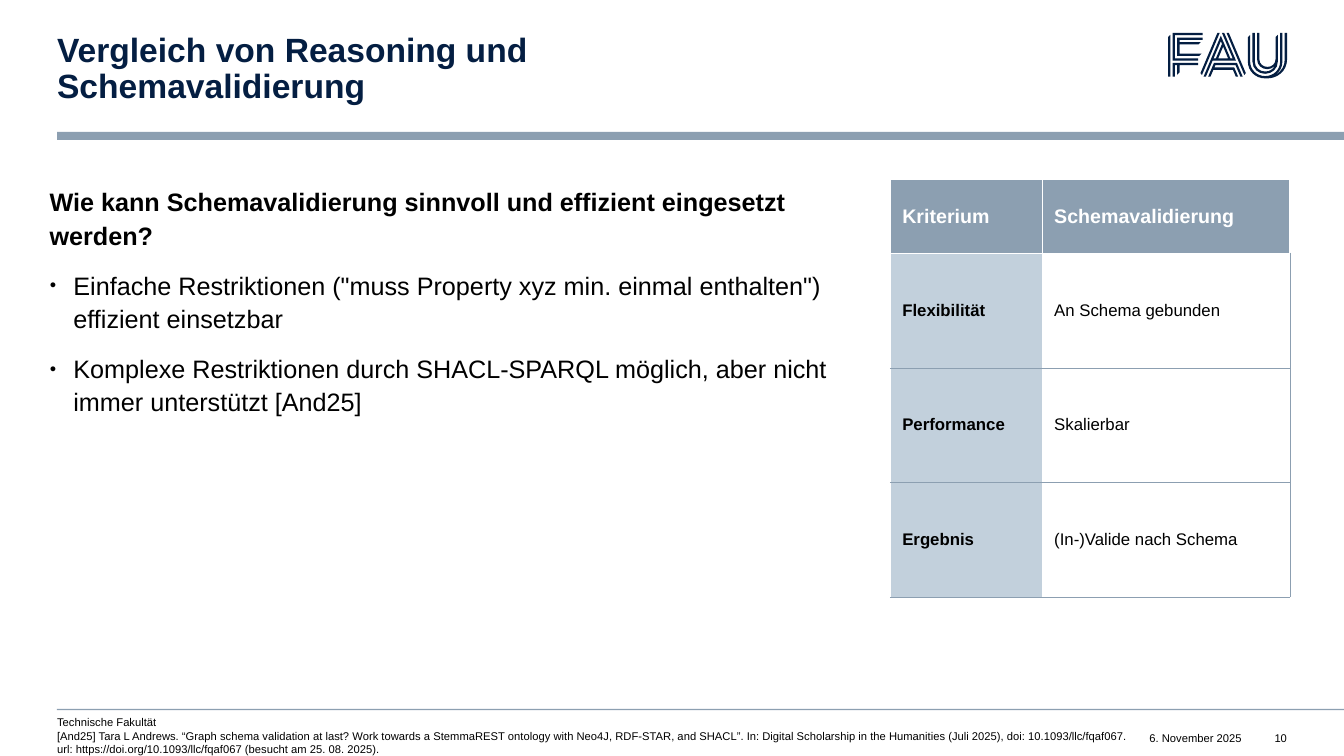
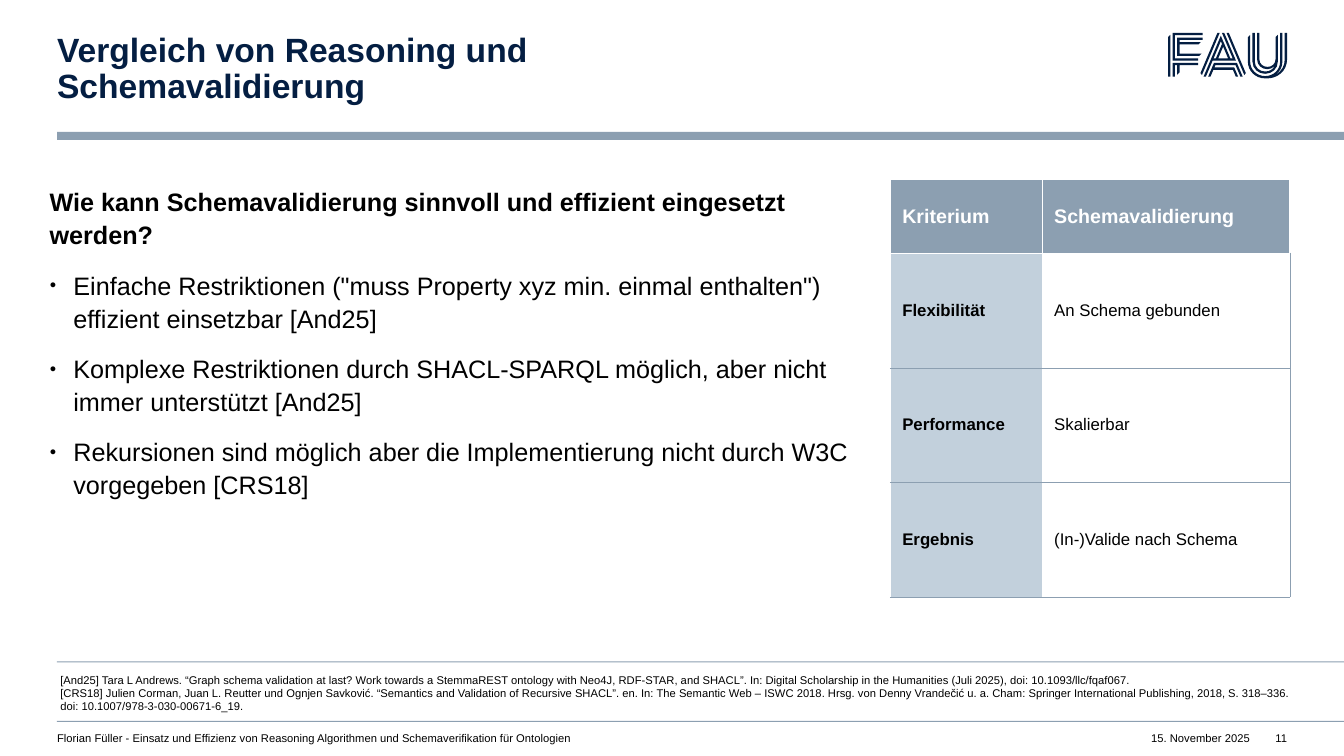
Before and after one commit to psittacus/MasterPresentation, a slide deck: slide 11 of Presentation.odp (slide 10 before the commit). Drawn at 1344x756 pixels with LibreOffice and Linux fonts; fonts in the diff are those of the drawing. Boxes give left, top, right and bottom in pixels: in the first picture for what was removed or moved away, otherwise in the second. Text is boxed around its words. In the diff, an @@ line names an element or a change of style, - is before the commit and + after.

```diff
--- a/Presentation.odp
+++ b/Presentation.odp
@@ text at [73,276,821,333]: text changed @@
-● Einfache Restriktionen ("muss Property xyz min. einmal enthalten") effizient einsetzbar
+● Einfache Restriktionen ("muss Property xyz min. einmal enthalten") effizient einsetzbar [And25]
@@ text at [73,442,848,500]: paragraph added @@
+● Rekursionen sind möglich aber die Implementierung nicht durch W3C vorgegeben [CRS18]
@@ rectangle added at [57,661,1344,662], fill #8C9FB1 @@
@@ text at [60,676,1289,713]: text changed @@
-Technische Fakultät
-[And25] Tara L Andrews. “Graph schema validation at last? Work towards a StemmaREST ontology with Neo4J, RDF-STAR, and SHACL”. In: Digital Scholarship in the Humanities (Juli 2025), doi: 10.1093/llc/fqaf067. url: https://doi.org/10.1093/llc/fqaf067 (besucht am 25. 08. 2025).
+[And25] Tara L Andrews. “Graph schema validation at last? Work towards a StemmaREST ontology with Neo4J, RDF-STAR, and SHACL”. In: Digital Scholarship in the Humanities (Juli 2025), doi: 10.1093/llc/fqaf067.
+[CRS18] Julien Corman, Juan L. Reutter und Ognjen Savković. “Semantics and Validation of Recursive SHACL”. en. In: The Semantic Web – ISWC 2018. Hrsg. von Denny Vrandečić u. a. Cham: Springer International Publishing, 2018, S. 318–336.
+doi: 10.1007/978-3-030-00671-6_19.
@@ rectangle removed at [57,709,1344,710] @@
@@ text added at [57,734,570,744], 8 pt, text #000000 @@
+Florian Füller - Einsatz und Effizienz von Reasoning Algorithmen und Schemaverifikation für Ontologien
@@ rectangle added at [57,721,1344,722], fill #8C9FB1 @@
@@ text at [1151,734,1250,742]: text changed @@
-6. November 2025
+15. November 2025
@@ page number at [1275,734,1287,742]: text changed @@
-10
+11
```
Also in this commit, not shown: 26 other slides changed, 5 slides added, 1 other file.
